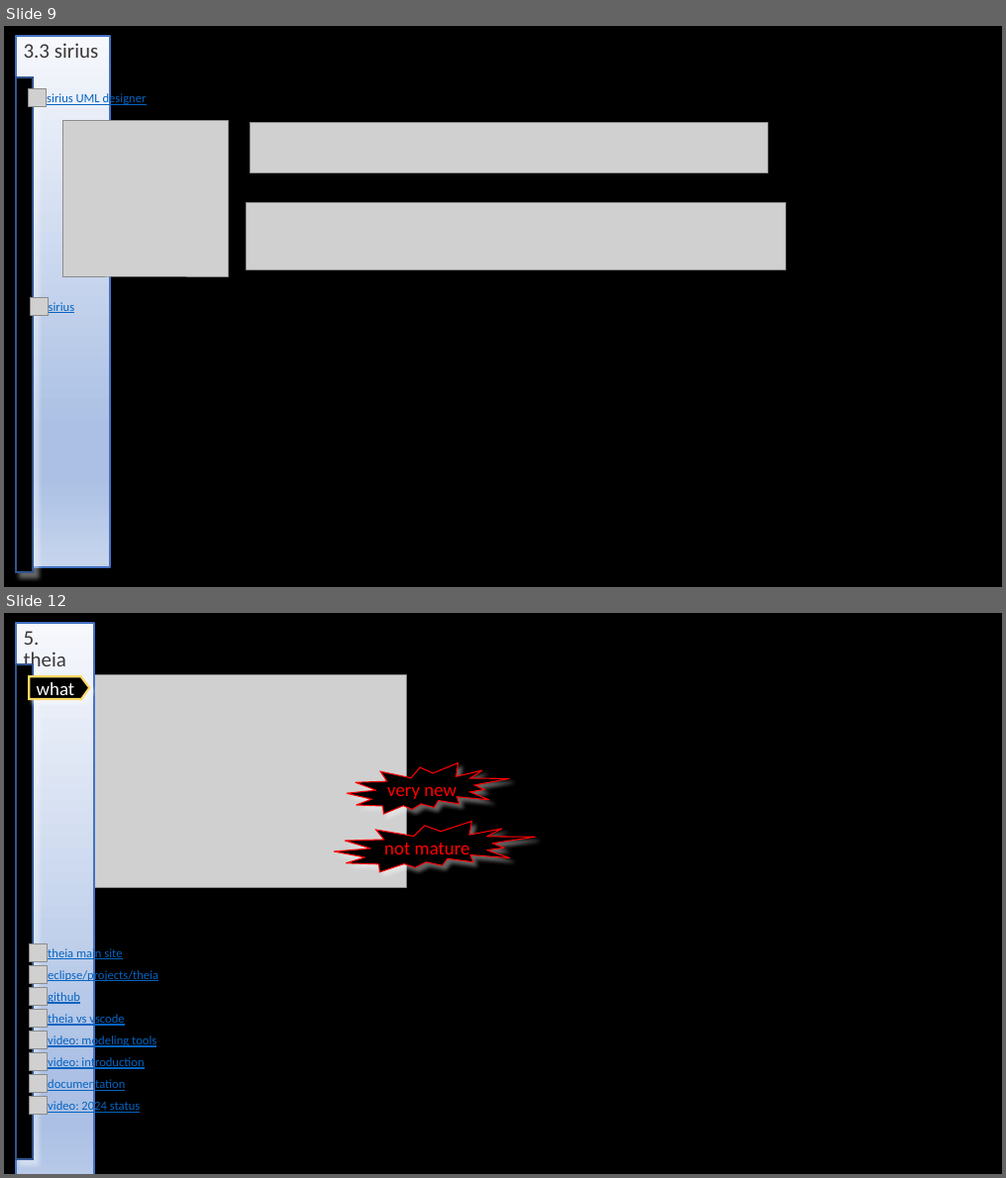
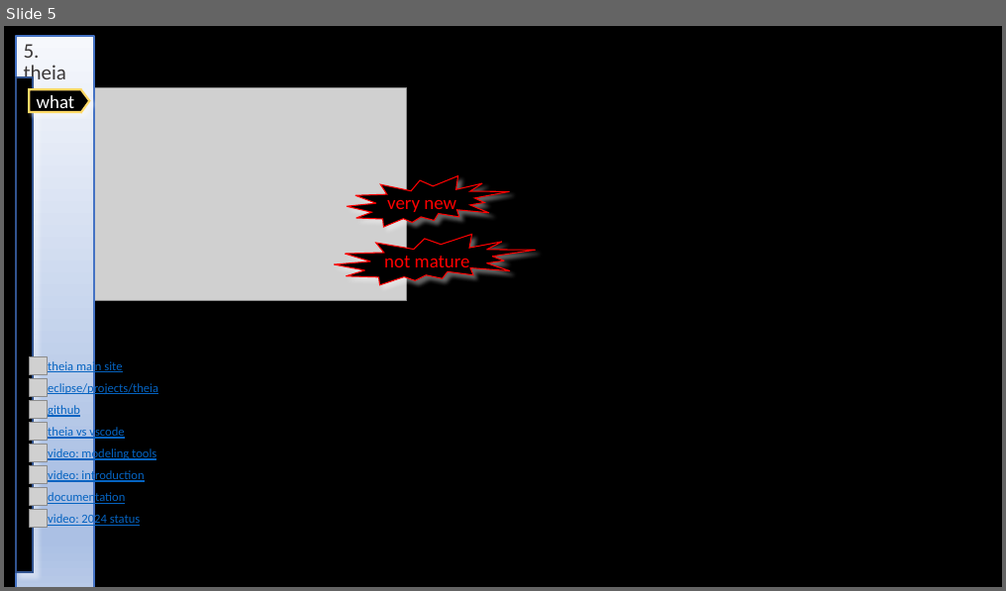
Before and after one commit to 1010836/portfolio, a slide deck: python/_reference/generation/mdd.pptx. Shown one above the other, each under a label of ours: slides 9 and 12 before the commit, slide 5 after it; the slides between them are not shown. The pictures are 1006x1178 and 1006x591 pixels, drawn with LibreOffice and Linux fonts; fonts in the diff are those of the drawing; grey boxes stand for pictures. Boxes give left, top, right and bottom in pixels: in the first picture for what was removed or moved away, otherwise in the second. Text is boxed around its words. In the diff, an @@ line names an element or a change of style, - is before the commit and + after.

```diff
--- a/python/_reference/generation/mdd.pptx
+++ b/python/_reference/generation/mdd.pptx
@@ slide 9 removed at (4, 26, 1002, 587), background #000000 @@
@@ title removed at (16, 37, 110, 67) @@
-3.3 sirius
@@ rectangle removed at (16, 77, 33, 572) @@
@@ picture removed at (29, 89, 47, 107) @@
@@ text removed at (47, 92, 147, 106) @@
-sirius UML designer
@@ picture removed at (63, 121, 229, 276) @@
@@ picture removed at (250, 123, 767, 172) @@
@@ picture removed at (247, 202, 785, 271) @@
@@ picture removed at (30, 297, 49, 316) @@
@@ text removed at (49, 302, 75, 313) @@
-sirius
@@ what was slide 12 is now slide 5 @@
```
Also in this commit, not shown: 2 slides changed, 2 slides added, 10 other slides removed, 13 other files.
